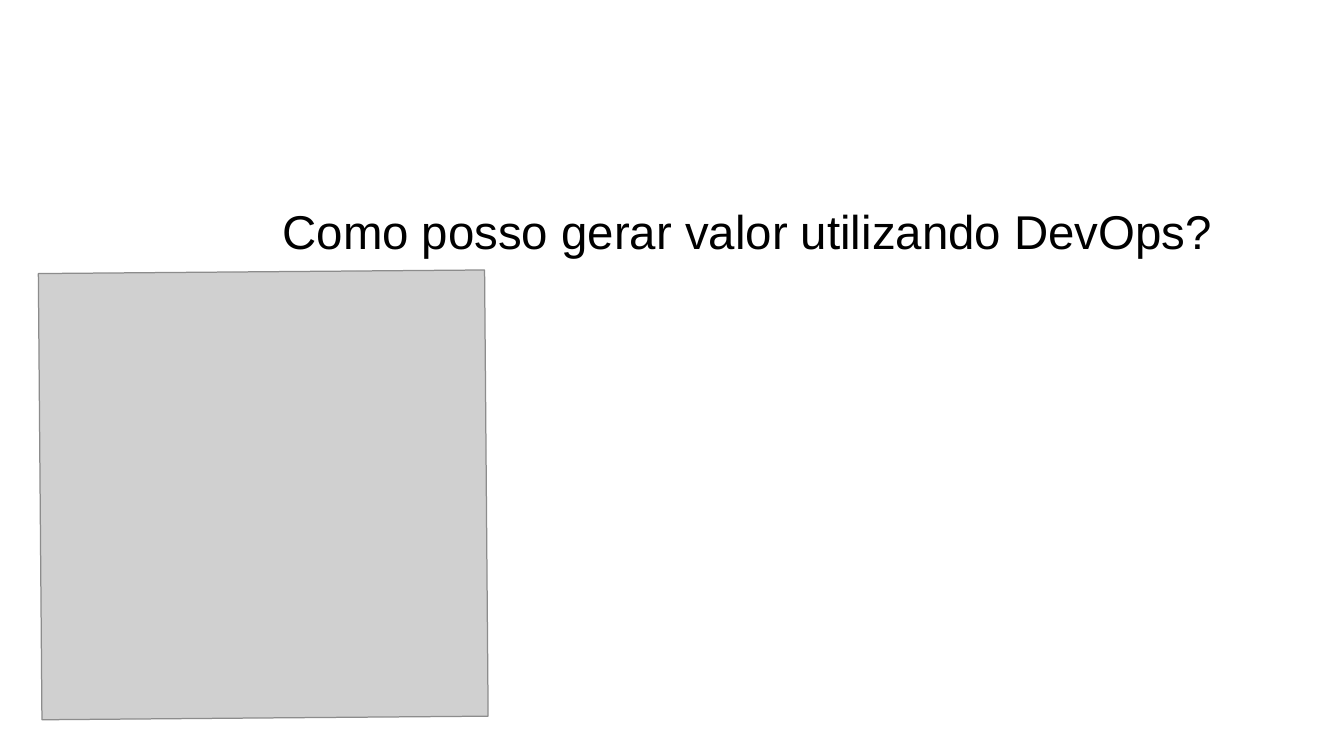
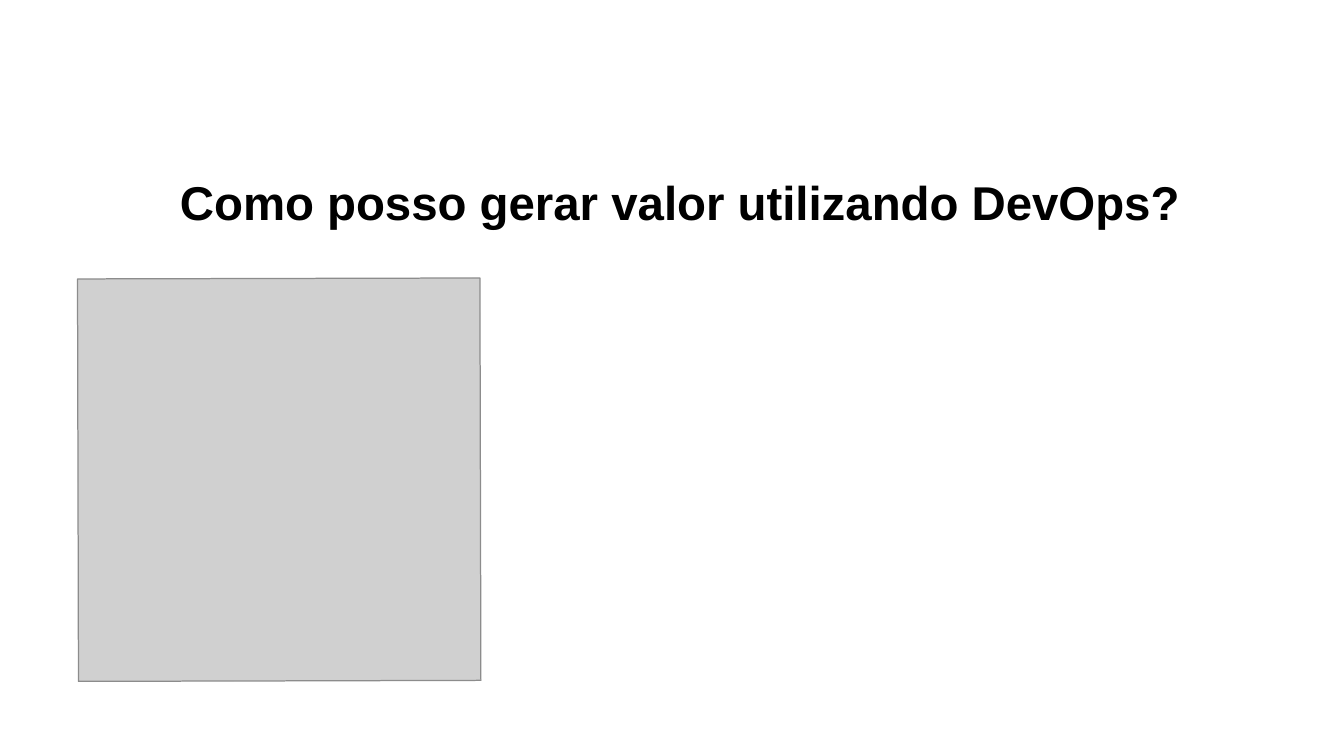
Before and after one commit to ramonesc3po/workshop-devops, a slide deck: slide 16 of workshop_devops.odp (slide 8 before the commit). Drawn at 1344x756 pixels with LibreOffice and Linux fonts; fonts in the diff are those of the drawing; grey boxes stand for pictures. Boxes give left, top, right and bottom in pixels: in the first picture for what was removed or moved away, otherwise in the second. Text is boxed around its words. In the diff, an @@ line names an element or a change of style, - is before the commit and + after.

```diff
--- a/workshop_devops.odp
+++ b/workshop_devops.odp
@@ title "Como posso gerar valor utilizando ...": place and size @@
-title "Como posso gerar valor utilizando ..." at bbox=[283, 214, 1211, 259]
+title "Como posso gerar valor utilizando ..." at bbox=[180, 185, 1180, 229]
@@ title "Como posso gerar valor utilizando ..." at bbox=[180, 185, 1180, 229]: bold on @@
@@ picture: place and size @@
-picture at bbox=[38, 270, 489, 720]
+picture at bbox=[78, 278, 481, 681]
```
Also in this commit, not shown: 5 other slides changed, 11 slides added, 4 slides removed.
